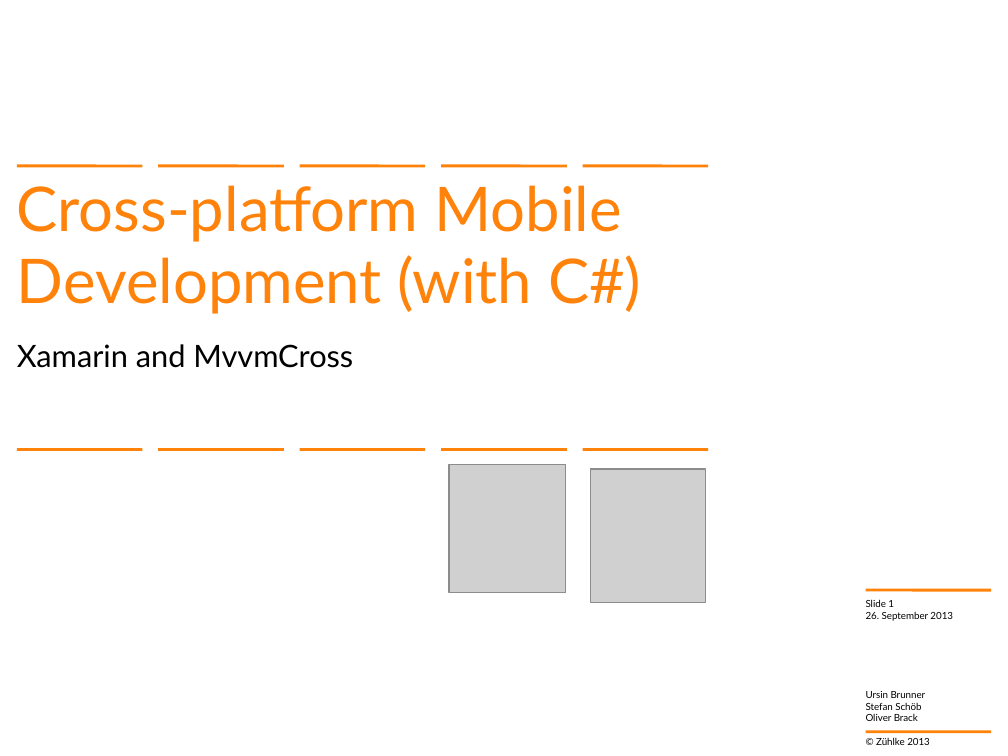
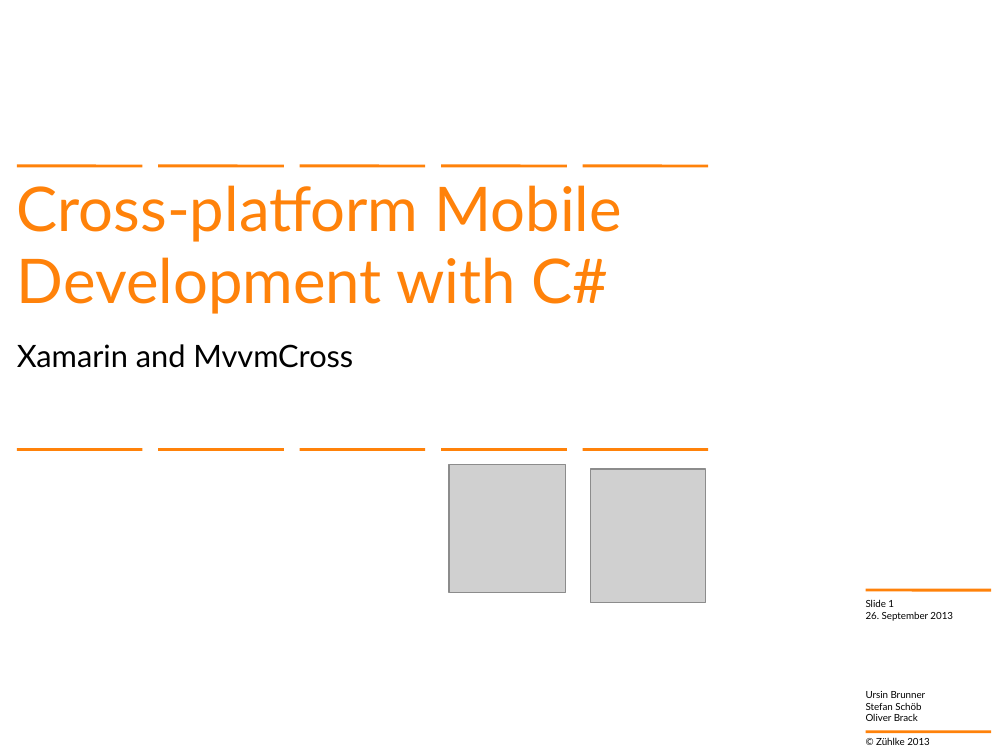
Before and after one commit to brunnurs/zxm, a slide deck: slide 1 of docs/13-09-26 Cross-platform mobile development with C#.pptx. Drawn at 1008x756 pixels with LibreOffice and Linux fonts; fonts in the diff are those of the drawing; grey boxes stand for pictures; background and template pictures are left out. Boxes give left, top, right and bottom in pixels: in the first picture for what was removed or moved away, otherwise in the second. Text is boxed around its words. In the diff, an @@ line names an element or a change of style, - is before the commit and + after.

```diff
--- a/docs/13-09-26 Cross-platform mobile development with C#.pptx
+++ b/docs/13-09-26 Cross-platform mobile development with C#.pptx
@@ title at bbox=[17, 185, 622, 314]: text changed @@
-Cross-platform Mobile Development (with C#)
+Cross-platform Mobile Development with C#
```
Also in this commit, not shown: 12 other slides changed, 1 slide added.
